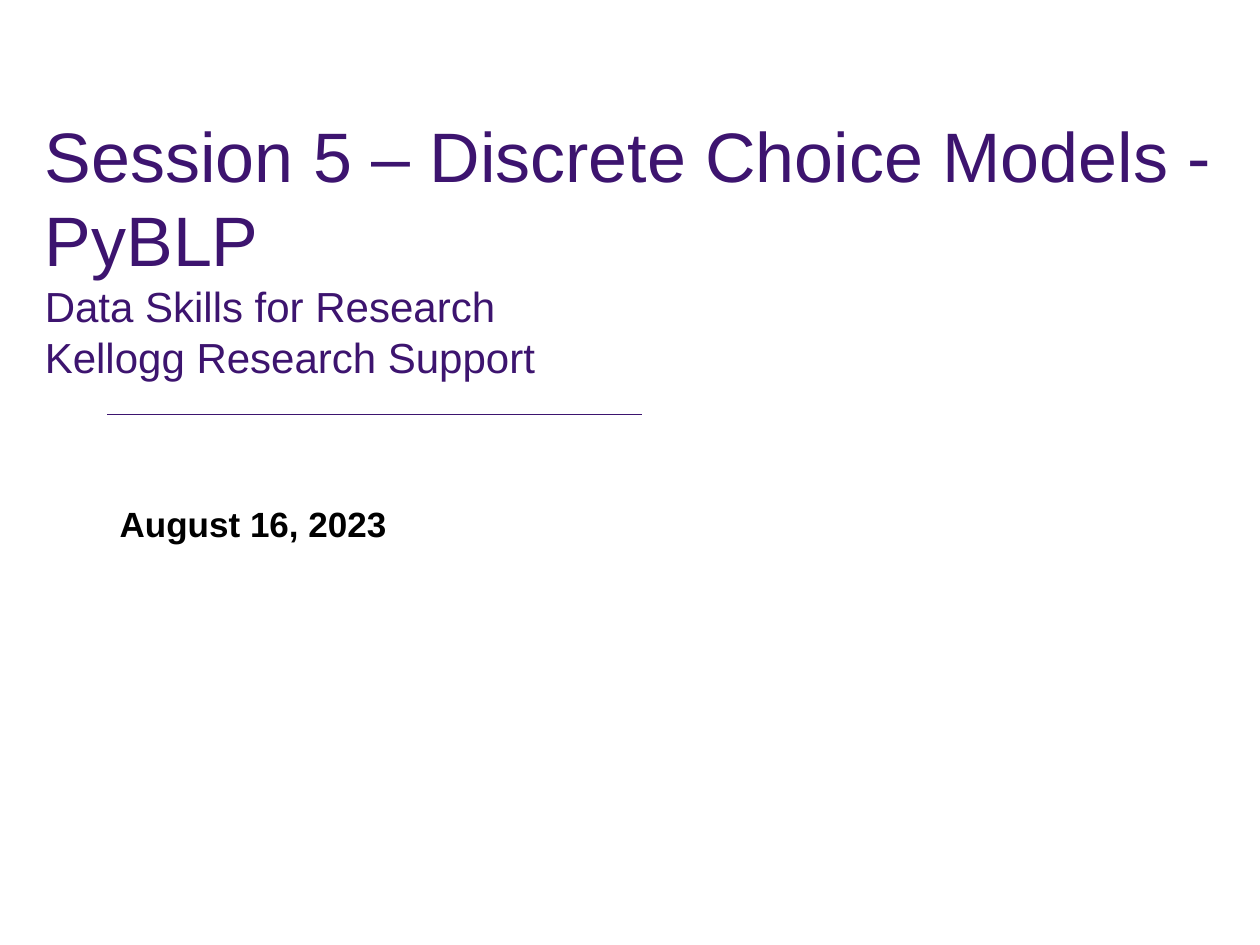
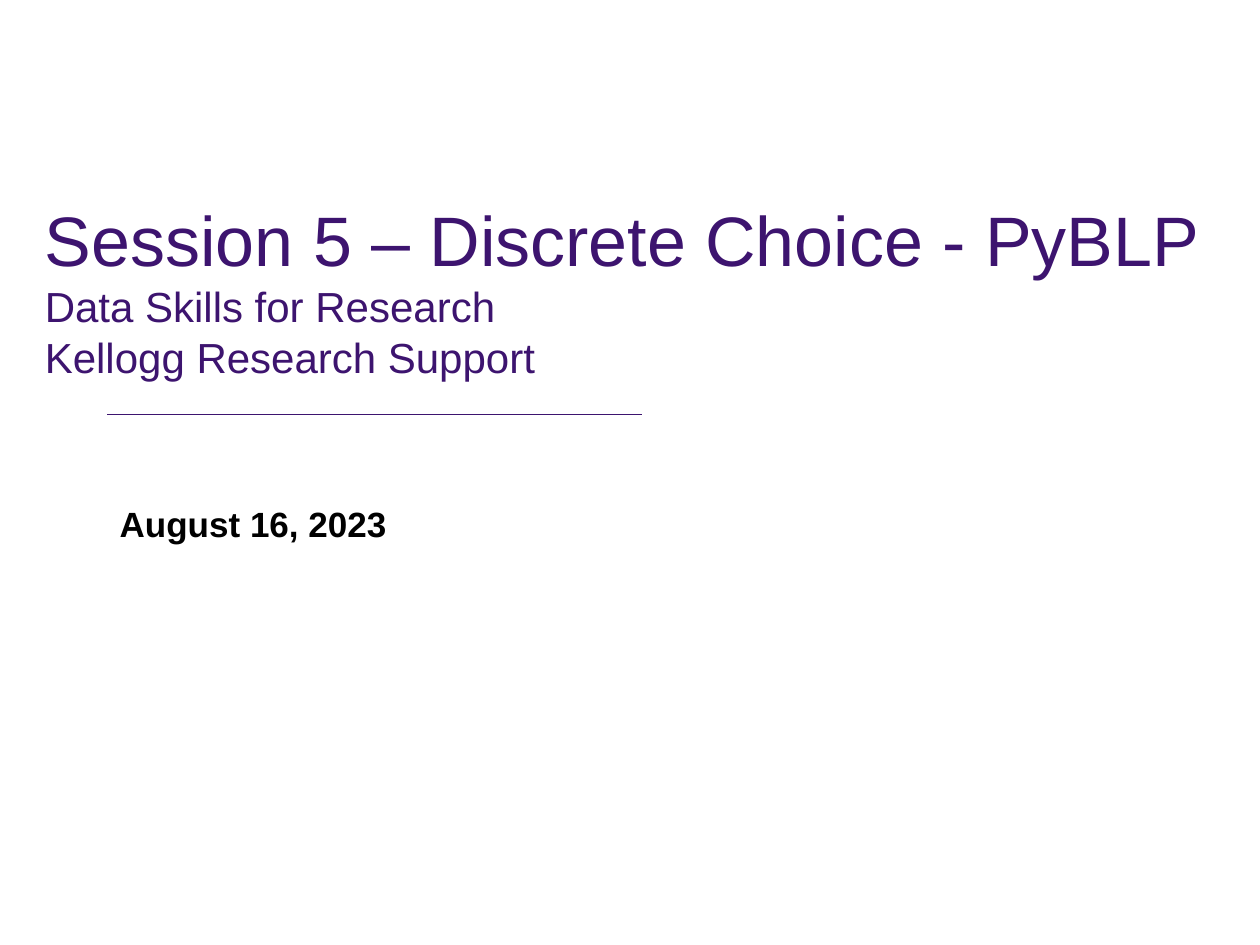
Before and after one commit to rs-kellogg/2023-phd-workshop, a slide deck: slide 1 of session-5-pyblp/Session 5 - PyBLP.pptx. Drawn at 1260x945 pixels with LibreOffice and Linux fonts; fonts in the diff are those of the drawing; background and template pictures are left out. Boxes give left, top, right and bottom in pixels: in the first picture for what was removed or moved away, otherwise in the second. Text is boxed around its words. In the diff, an @@ line names an element or a change of style, - is before the commit and + after.

```diff
--- a/session-5-pyblp/Session 5 - PyBLP.pptx
+++ b/session-5-pyblp/Session 5 - PyBLP.pptx
@@ title at box(45, 215, 1199, 381): text changed @@
-Session 5 – Discrete Choice Models - PyBLP
-Data Skills for Research
-Kellogg Research Support
+Session 5 – Discrete Choice - PyBLP
+Data Skills for Research
+Kellogg Research Support
```
Also in this commit, not shown: 6 other slides changed, 4 slides added, 1 slide removed.
